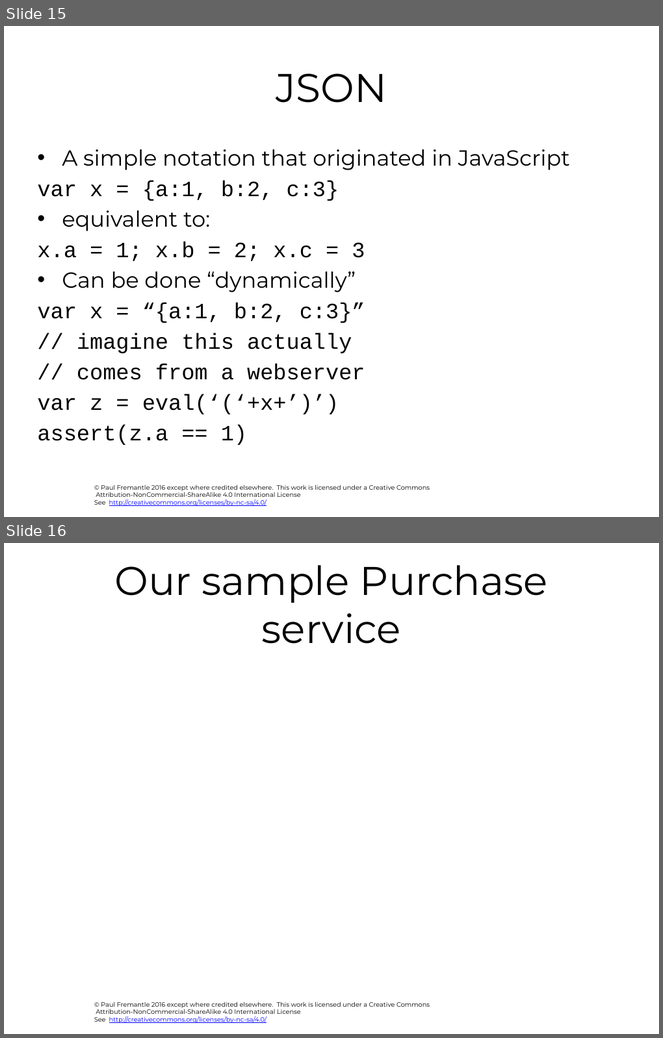
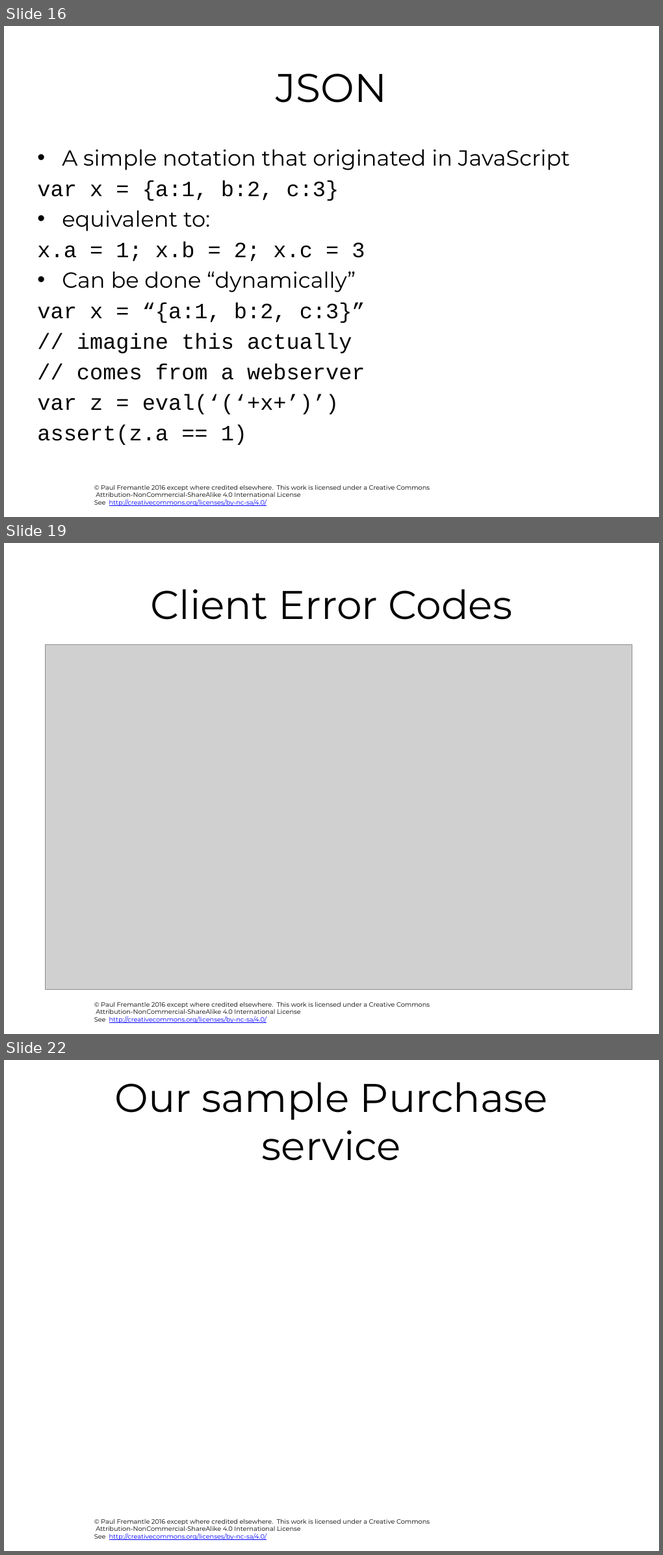
Before and after one commit to pzfreo/ox-soa, a slide deck: presentation-source/04-REST-Intro.pptx. Shown one above the other, each under a label of ours: slides 15 and 16 before the commit, slides 16, 19 and 22 after it; the slides between them are not shown. The pictures are 663x1038 and 663x1555 pixels, drawn with LibreOffice and Linux fonts; fonts in the diff are those of the drawing; grey boxes stand for pictures; background and template pictures are left out. Boxes give left, top, right and bottom in pixels: in the first picture for what was removed or moved away, otherwise in the second. Text is boxed around its words. In the diff, an @@ line names an element or a change of style, - is before the commit and + after.

```diff
--- a/presentation-source/04-REST-Intro.pptx
+++ b/presentation-source/04-REST-Intro.pptx
@@ slide 19 added at bbox=[4, 543, 659, 1034], background #FFFFFF; not listed: 1 template element that a slide beside it also shows @@
@@ title added at bbox=[150, 589, 513, 620], 44 pt, text #000000 @@
+Client Error Codes
@@ picture added at bbox=[46, 644, 633, 990] @@
@@ what was slide 15 is now slide 16 @@
@@ what was slide 16 is now slide 22 @@
```
Also in this commit, not shown: 1 slide changed, 5 other slides added, 31 other files.
